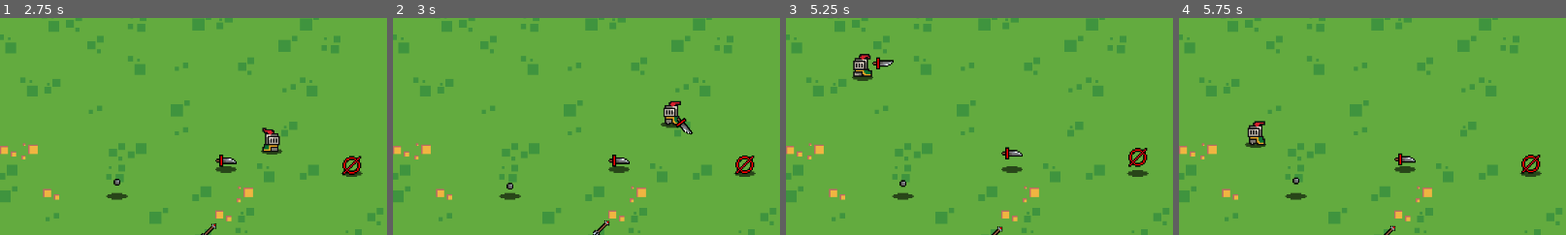
Above: before the commit, frames 1-4 (left to right).
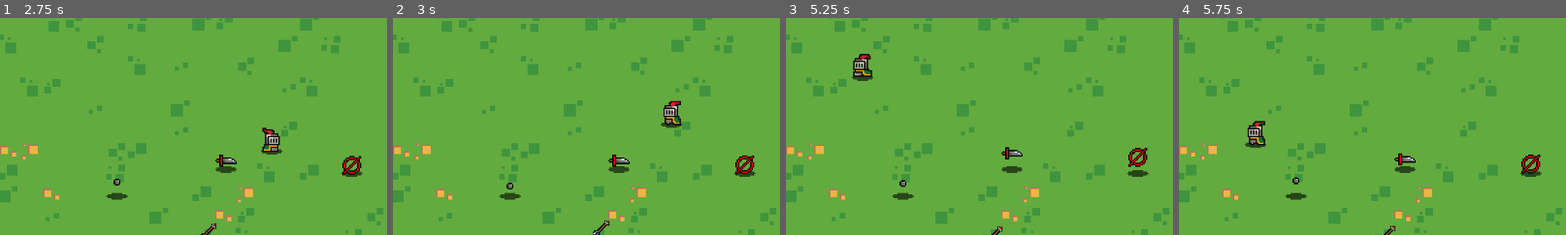
Above: after the commit, the same moments.

Repository: that-damn-cat/Godot-Programming-Patterns-1-Strategy-Pattern
Game: Godot game, scene res://game.tscn
Same seed, same stepped clock (60 frames per second), same inputs: the game is played once before the commit and once after it. Sound files missing from this copy of the repository are replaced by a short silence.
Inputs (mouse positions are % of the whole screen's width and height, from its top left):
- Up to frame 1 (2.75 s): move the mouse to (72, 45) at 0.52 s; hold D (right) 0.53-1.28 s; click (72, 45) at 0.67 s; move the mouse to (30, 55) at 1.27 s; hold S (down) 1.28-2.03 s; move the mouse to (60, 28) at 2.02 s; hold D (right) from 2.03 s (still down)
- Up to frame 2 (3 s): move the mouse to (45, 70) at 2.77 s; release D (right) at 2.78 s; hold W (up) from 2.78 s (still down); click (45, 70) at 2.92 s
- Up to frame 3 (5.25 s): move the mouse to (80, 65) at 3.52 s; release W (up) at 3.53 s; hold A (left) 3.53-5.03 s; move the mouse to (20, 35) at 4.27 s; move the mouse to (55, 50) at 5.02 s; hold S (down) from 5.03 s (still down); click (55, 50) at 5.17 s
- Up to frame 4 (5.75 s): keep holding S (down)
The pictures show only the part of the screen within x 3-53%, y 16-66%; the shares and areas given below are measured in that part.

Frame 1 is identical in both runs. In frame 2, 0.2% of the frame differs, in the area x 72-78%, y 45-55%; in frame 3, 0.2%, in the area x 22-28%, y 17-24%; in frame 4, nothing differs.
Error after the commit: Parse Error: Identifier "Constants" not declared in the current scope. (res://components/Attack/Attack.gd:35)

Commit message:
pivot offset -> Vector2

Diff:
--- a/attacks/scenes/melees/spear/spear.tscn
+++ b/attacks/scenes/melees/spear/spear.tscn
@@ -9,12 +9,13 @@
 [node name="BaseAttack" instance=ExtResource("1_2nivn")]
 
 [node name="Sprite2D" parent="." index="0"]
-position = Vector2(8, 3)
+position = Vector2(8, 0)
 texture = ExtResource("2_b18li")
 
 [node name="FreeNotifier2D" parent="Sprite2D" index="0"]
+position = Vector2(1, 0)
 rect = Rect2(-10, -5, 20, 10)
 
 [node name="CollisionShape2D" parent="Hitbox2D" index="0"]
-position = Vector2(11, 3)
+position = Vector2(10, 0)
 shape = SubResource("RectangleShape2D_b18li")
--- a/attacks/shoot_arrow.tres
+++ b/attacks/shoot_arrow.tres
@@ -14,7 +14,7 @@
 [sub_resource type="Resource" id="Resource_f5334"]
 script = ExtResource("5_xqqx8")
 attack_scene = ExtResource("1_4rwq6")
-pivot_offset = 4.0
+pivot_offset = Vector2(4, 0)
 movement_strategy = SubResource("Resource_4rwq6")
 pickup_icon = ExtResource("4_2134g")
 pickup_angle_degrees = -45.0
--- a/attacks/shoot_bullet.tres
+++ b/attacks/shoot_bullet.tres
@@ -14,7 +14,7 @@
 [sub_resource type="Resource" id="Resource_bdcno"]
 script = ExtResource("5_pd6wx")
 attack_scene = ExtResource("1_xlbil")
-pivot_offset = 6.0
+pivot_offset = Vector2(4, 0)
 movement_strategy = SubResource("Resource_vipu0")
 pickup_icon = ExtResource("4_0hsu1")
 attack_sfx = ExtResource("2_3ao1t")
--- a/attacks/spear_attack.tres
+++ b/attacks/spear_attack.tres
@@ -14,7 +14,7 @@
 [sub_resource type="Resource" id="Resource_6r7nv"]
 script = ExtResource("5_52d70")
 attack_scene = ExtResource("1_cbybb")
-pivot_offset = 7.0
+pivot_offset = Vector2(10, 4)
 movement_strategy = SubResource("Resource_5bvxt")
 pickup_icon = ExtResource("4_brekm")
 pickup_angle_degrees = -90.0
--- a/attacks/sword_swing.tres
+++ b/attacks/sword_swing.tres
@@ -14,7 +14,7 @@
 [sub_resource type="Resource" id="Resource_0vvtg"]
 script = ExtResource("1_tvyf6")
 attack_scene = ExtResource("1_jof3t")
-pivot_offset = 7.0
+pivot_offset = Vector2(10, 0)
 movement_strategy = SubResource("Resource_8r8dm")
 pickup_icon = ExtResource("4_vrpd5")
 pickup_angle_degrees = 45.0
--- a/attacks/sword_throw.tres
+++ b/attacks/sword_throw.tres
@@ -14,7 +14,7 @@
 [sub_resource type="Resource" id="Resource_rxig1"]
 script = ExtResource("1_jgqen")
 attack_scene = ExtResource("1_rxig1")
-pivot_offset = 4.0
+pivot_offset = Vector2(3, 0)
 movement_strategy = SubResource("Resource_8yfvt")
 pickup_icon = ExtResource("4_r6p4q")
 attack_sfx = ExtResource("2_o4dsh")
--- a/components/Attack/Attack.gd
+++ b/components/Attack/Attack.gd
@@ -6,17 +6,21 @@
 
 var movement_strategy: MovementStrategy
 var duration_seconds: float = 999.0
-var spawn_offset: float = 0.0
-var origin: Vector2 = Vector2.ZERO
+var spawn_offset := Vector2.ZERO
+var origin := Vector2.ZERO
 var max_distance: float = 0.0
 
 
 func _ready() -> void:
-	sprite.position.x += spawn_offset
+	if not hit_box or not sprite:
+		push_error("Attack node missing required child nodes.")
+		queue_free()
+
+	sprite.position += spawn_offset * scale
 
 	if hit_box:
 		if not hit_box.is_ancestor_of(sprite):
-			hit_box.position.x += spawn_offset
+			hit_box.position += spawn_offset * scale
 
 		hit_box.hit_hurtbox.connect(queue_free)
 
@@ -27,6 +31,9 @@
 		queue_free()
 
 func _physics_process(delta: float) -> void:
+	if movement_strategy == null:
+		movement_strategy = Constants.NULL_MOVEMENT_STRATEGY
+
 	global_position += movement_strategy.velocity * delta
 	rotation += movement_strategy.rotation * delta
 
@@ -39,7 +46,7 @@
 	return(distance > max_distance)
 
 func _setup_despawn_timer(duration: float) -> void:
-	if duration_seconds == INF or duration_seconds <= 0.0:
+	if duration == INF or duration <= 0.0:
 		return
 
 	var despawn_timer := Timer.new()
--- a/components/AttackData/AttackData.gd
+++ b/components/AttackData/AttackData.gd
@@ -2,20 +2,20 @@
 extends Resource
 
 @export_category("Attack Scene")
-@export var attack_scene: PackedScene
-@export var pivot_offset: float
-@export var movement_strategy: MovementStrategy
+@export var attack_scene: PackedScene				## The scene to instantiate when performing this attack.
+@export var pivot_offset: Vector2					## How much to offset the sprite and hitbox from the attack origin.
+@export var movement_strategy: MovementStrategy		## The movement strategy to apply to the attack.
 
 @export_category("Pickup Config")
-@export var pickup_icon: Texture2D
-@export var pickup_angle_degrees: float
+@export var pickup_icon: Texture2D					## The icon to use for pickups of this attack.
+@export var pickup_angle_degrees: float				## The angle to rotate the pickup icon.
 
 @export_category("Attack Data")
-@export var attack_sfx: AudioStream
-@export var damage: float
-@export var attack_range: float
-@export var duration_seconds: float
-@export var cooldown_seconds: float
+@export var attack_sfx: AudioStream					## The sound effect to play when this attack is used.
+@export var damage: float							## The damage this attack deals.
+@export var attack_range: float						## Range of the attack (see invdividual strategies for details)
+@export var duration_seconds: float					## The duration in seconds before this attack despawns.
+@export var cooldown_seconds: float					## The cooldown in seconds before this attack can be used again.
 
 
 func _init() -> void:
